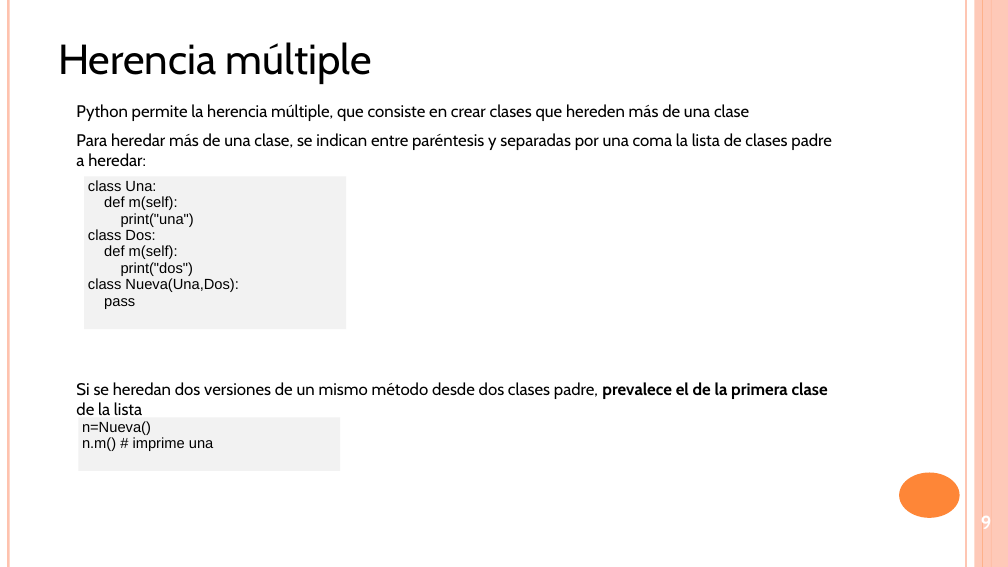
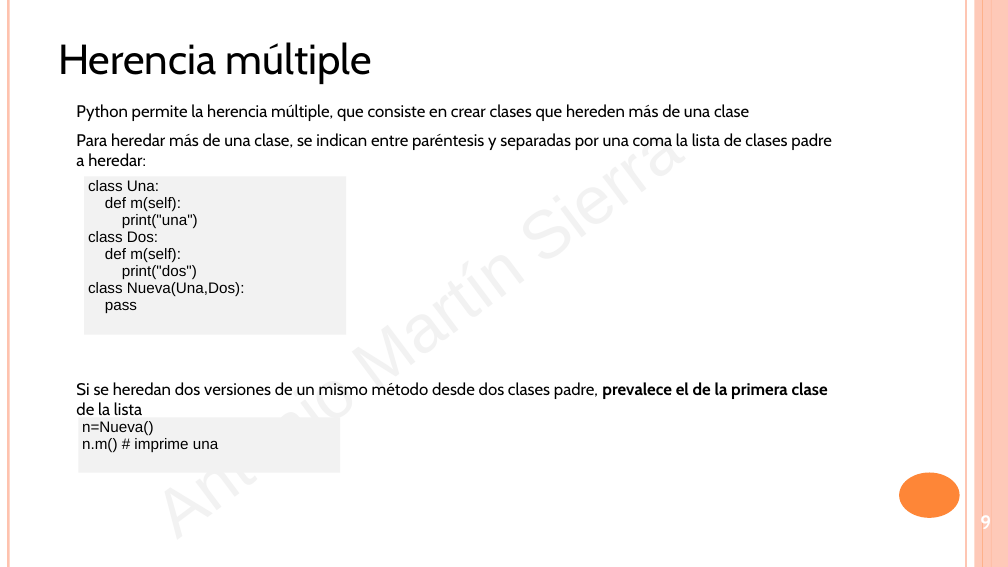
Before and after one commit to amartinsierra/curso_python_getafe, a slide deck: slide 9 of Modulo5_poo.pptx. Drawn at 1008x567 pixels with LibreOffice and Linux fonts; fonts in the diff are those of the drawing. Boxes give left, top, right and bottom in pixels: in the first picture for what was removed or moved away, otherwise in the second. Text is boxed around its words. In the diff, an @@ line names an element or a change of style, - is before the commit and + after.

```diff
--- a/Modulo5_poo.pptx
+++ b/Modulo5_poo.pptx
@@ text added at bbox=[131, 14, 828, 567], 128 pt, text #F2F2F2 @@
+Antonio Martín Sierra
@@ rectangle "class Una:" at bbox=[84, 177, 346, 335]: size 28 to 29 pt @@
@@ rectangle "class Una:": place and size @@
-rectangle "class Una:" at bbox=[84, 177, 346, 330]
+rectangle "class Una:" at bbox=[84, 177, 346, 335]
@@ rectangle "n=Nueva()" at bbox=[78, 417, 340, 473]: size 28 to 29 pt @@
```
Also in this commit, not shown: 11 other slides changed, 6 other files.
